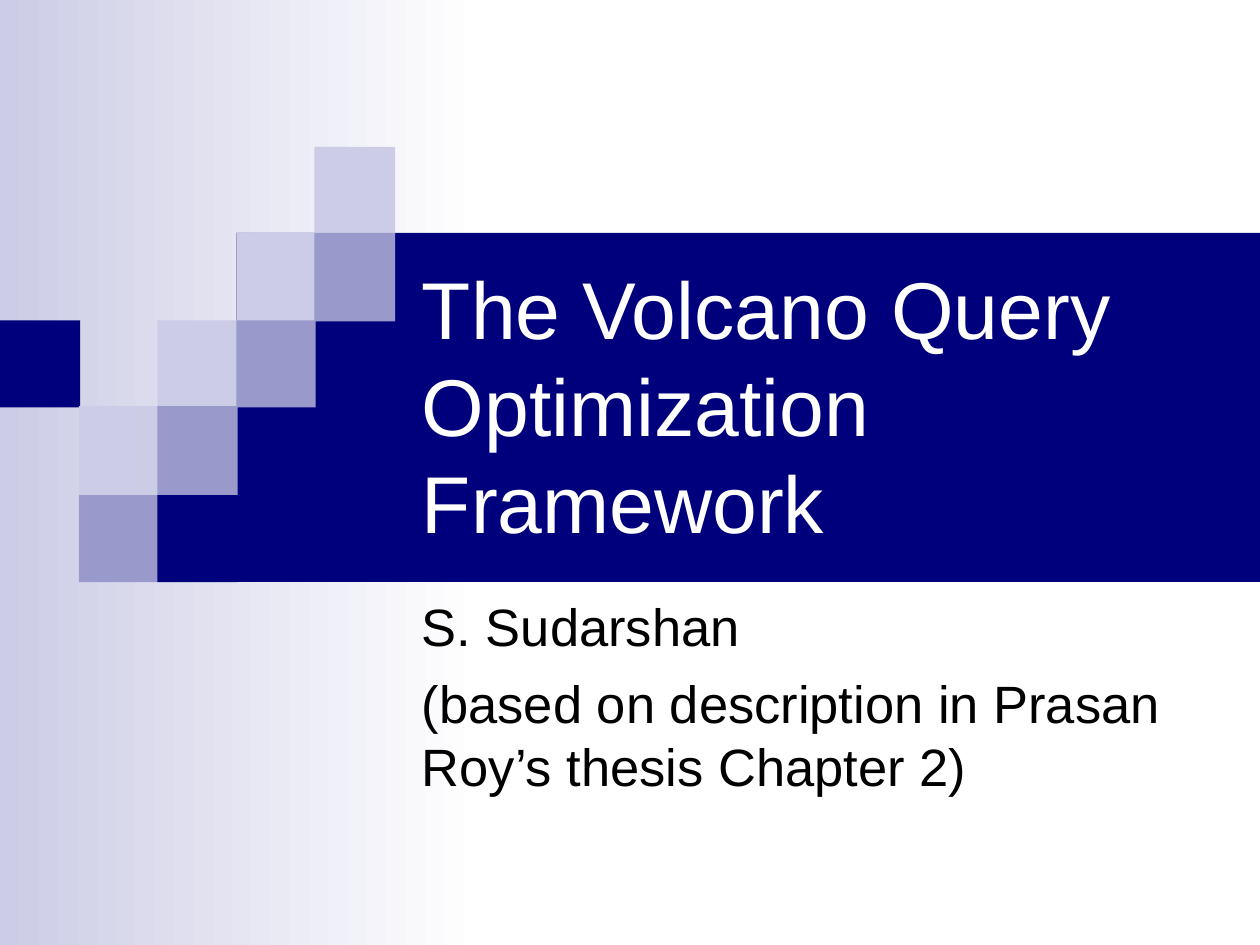
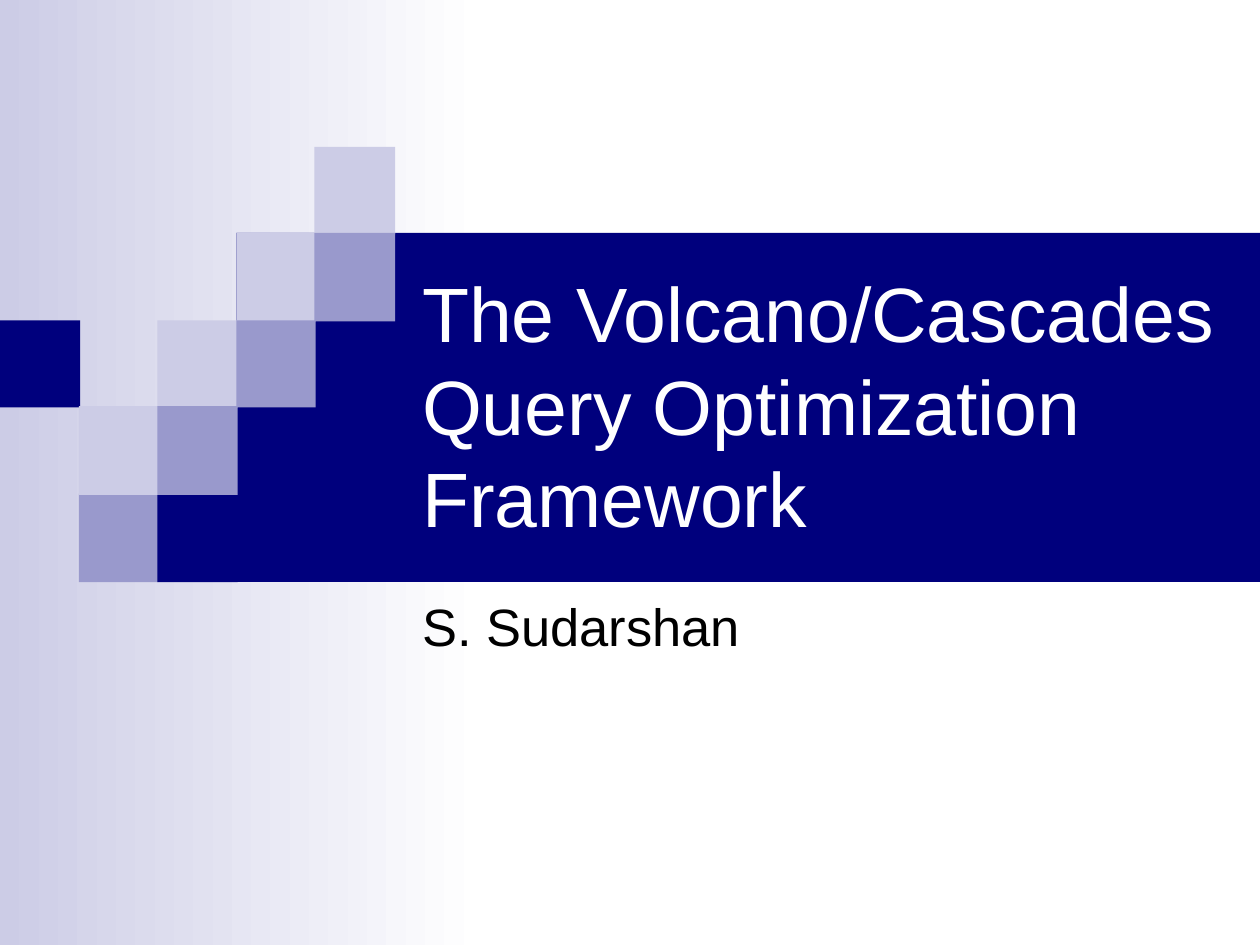
Before and after one commit to sungsoo/sungsoo.github.io, a slide deck: slide 1 of articles/VolcanoOptimizer.ppt. Drawn at 1260x945 pixels with LibreOffice and Linux fonts; fonts in the diff are those of the drawing. Boxes give left, top, right and bottom in pixels: in the first picture for what was removed or moved away, otherwise in the second. Text is boxed around its words. In the diff, an @@ line names an element or a change of style, - is before the commit and + after.

```diff
--- a/articles/VolcanoOptimizer.ppt
+++ b/articles/VolcanoOptimizer.ppt
@@ title at bbox=[422, 286, 1214, 528]: text changed; size 46 to 44 pt @@
-The Volcano Query Optimization Framework
+The Volcano/Cascades Query Optimization Framework
@@ subtitle at bbox=[422, 685, 1159, 797]: paragraph removed @@
-(based on description in Prasan Roy’s thesis Chapter 2)
```
Also in this commit, not shown: 7 slides added, 5 other files.
